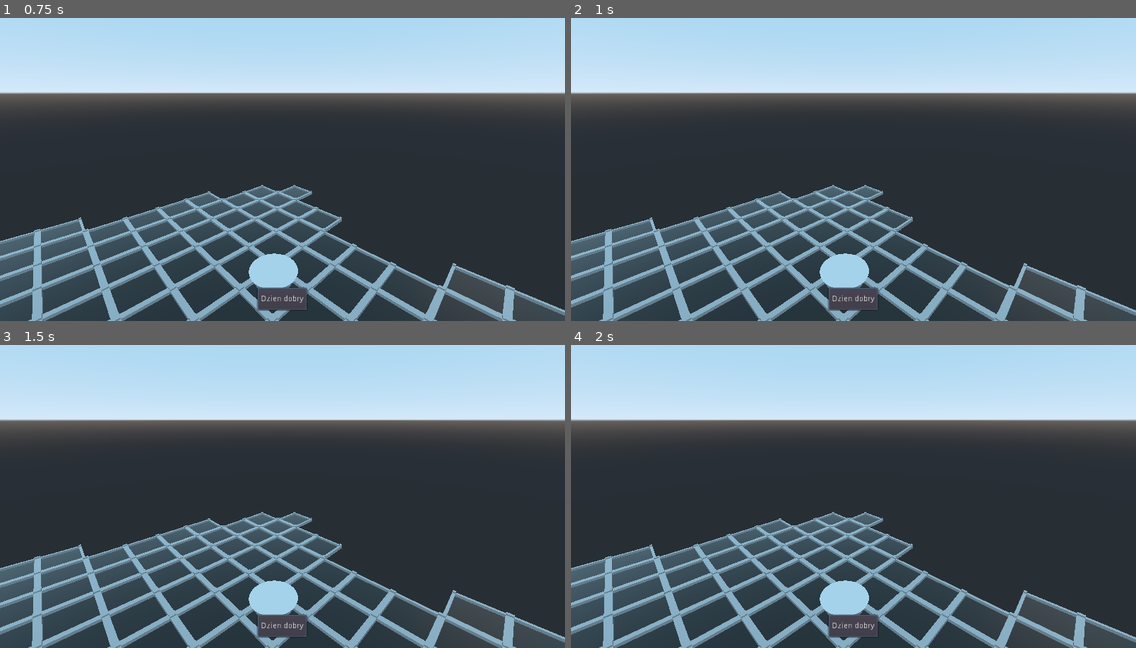
Above: before the commit, frames 1-4 (two rows, left to right).
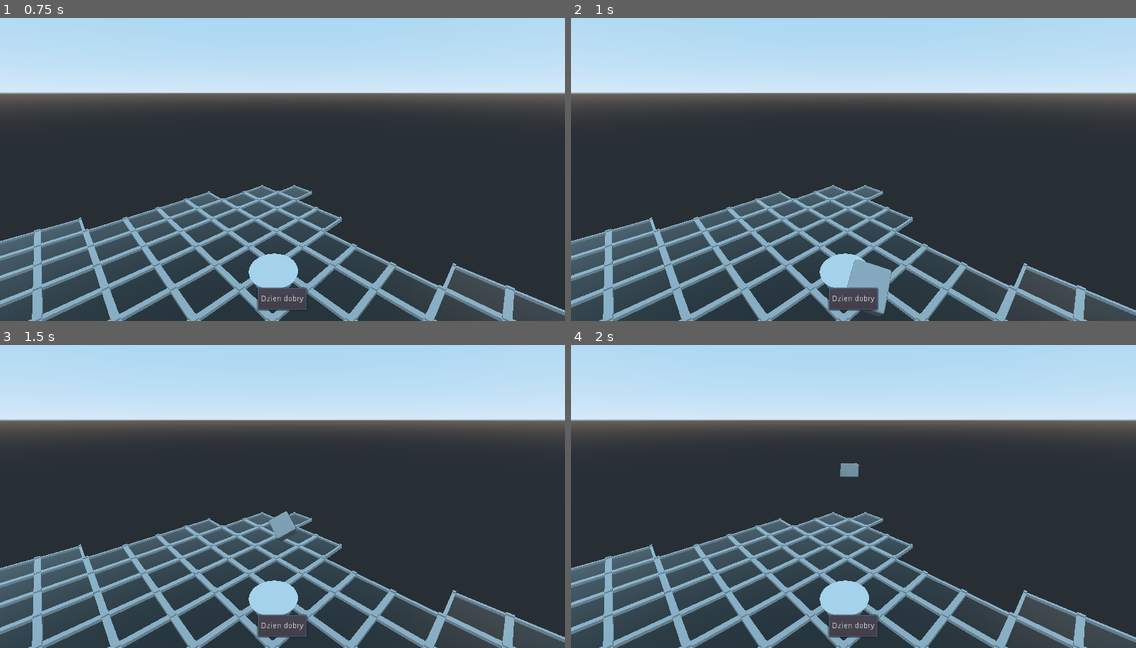
Above: after the commit, the same moments.

Repository: RudyMis/roll-the-dice
Game: Godot game, scene res://scenes/grid.tscn
The game is run twice, just before and just after one commit, with the same random seed, the same clock (stepped at 60 frames per second) and the same inputs. The project has no main scene, so this scene is started directly.
Inputs:
- Up to frame 1 (0.75 s): click "Dzien dobry" at 0.5 s
- Up to frame 2 (1 s): no input
- Up to frame 3 (1.5 s): click "Dzien dobry" at 1.25 s
- Up to frame 4 (2 s): no input

Frame 1 is identical in both runs. In frame 2, 0.6% of the frame differs, in the area x 48-57%, y 79-98%; in frame 3, 0.2%; in frame 4, 0.1%.

Commit message:
Roll toward camera

Diff:
--- a/scenes/camera.gd
+++ b/scenes/camera.gd
@@ -13,10 +13,15 @@
 	if event is InputEventMouseMotion and Input.is_action_pressed("mouse_right"):
 		var transformed = transform.basis.xform(Vector3(event.relative.x, 0, event.relative.y)) * speed
 		transformed.y = 0
-		print(transformed)
 		transform.origin += transformed
 
 func _on_roll_pressed():
 	if dice and dice.is_class("Dice"):
+		var dice_target_position = viewport_to_map(get_viewport().size * Vector2(0.5, 0.75))
 
-		dice.roll(Vector3.UP, 2)
+		if dice_target_position:
+			dice.roll(Vector3.UP + (dice_target_position - dice.transform.origin) / 10)
+
+func viewport_to_map(pos: Vector2):
+	var dropPlane  = Plane(Vector3(0, 1, 0), 0)
+	return dropPlane.intersects_ray($"../Camera".project_ray_origin(pos), $"../Camera".project_ray_normal(pos))
--- a/scenes/dice.gd
+++ b/scenes/dice.gd
@@ -5,7 +5,7 @@
 func get_class(): return "Dice"
 
 export (float) var toss_force = 1
-export (float) var max_rot = 0.005
+export (float) var max_rot = 0.001
 
 func roll(direction, force = toss_force):
 	var rot = Vector3(
@@ -18,5 +18,4 @@
 	apply_torque_impulse(rot)
 
 func _ready():
-	yield(get_tree().create_timer(2), "timeout")
-	roll(Vector3.UP)
+	pass
--- a/scenes/dice.tscn
+++ b/scenes/dice.tscn
@@ -26,7 +26,7 @@
 script = ExtResource( 2 )
 
 [node name="Cube" type="MeshInstance" parent="."]
-transform = Transform( 0.01, 0, 0, 0, 0.01, 0, 0, 0, 0.01, 0, 0, 0 )
+transform = Transform( 0.25, 0, 0, 0, 0.25, 0, 0, 0, 0.25, 0, 0, 0 )
 mesh = SubResource( 1 )
 material/0 = null
 
--- a/scenes/grid.tscn
+++ b/scenes/grid.tscn
@@ -1,8 +1,9 @@
-[gd_scene load_steps=6 format=2]
+[gd_scene load_steps=8 format=2]
 
 [ext_resource path="res://scenes/grid_placeholder.tres" type="ArrayMesh" id=1]
 [ext_resource path="res://scenes/gridclick.gd" type="Script" id=2]
 [ext_resource path="res://scenes/camera.tscn" type="PackedScene" id=3]
+[ext_resource path="res://scenes/dice.tscn" type="PackedScene" id=4]
 
 [sub_resource type="MeshLibrary" id=1]
 item/0/name = ""
@@ -15,6 +16,9 @@
 top_radius = 0.5
 bottom_radius = 0.0
 height = 1.0
+
+[sub_resource type="BoxShape" id=3]
+extents = Vector3( 60.0892, 0.641292, 129.436 )
 
 [node name="grid" type="Spatial"]
 
@@ -33,7 +37,18 @@
 [node name="Camera" parent="." instance=ExtResource( 3 )]
 transform = Transform( 0.707107, -0.183239, 0.682952, 0, 0.96584, 0.259139, -0.707107, -0.183239, 0.682952, 0, 4, 0.739 )
 size = 8.0
+np_dice = NodePath("../dice")
 
 [node name="MeshInstance" type="MeshInstance" parent="."]
 mesh = SubResource( 2 )
 material/0 = null
+
+[node name="StaticBody" type="StaticBody" parent="."]
+transform = Transform( 1, 0, 0, 0, 1, 0, 0, 0, 1, 0, -0.275943, 0 )
+
+[node name="CollisionShape" type="CollisionShape" parent="StaticBody"]
+shape = SubResource( 3 )
+
+[node name="dice" parent="." instance=ExtResource( 4 )]
+transform = Transform( 1, 0, 0, 0, 1, 0, 0, 0, 1, -0.0663899, 2.57356, 0.245568 )
+toss_force = 10.0
--- a/scenes/gridclick.gd
+++ b/scenes/gridclick.gd
@@ -1,21 +1,11 @@
 extends GridMap
 
-
-# Declare member variables here. Examples:
-# var a = 2
-# var b = "text"
-
-
-# Called when the node enters the scene tree for the first time.
 func _ready():
 	pass # Replace with function body.
 
-
-# Called every frame. 'delta' is the elapsed time since the previous frame.
 func _process(delta):
 	var position2D = get_viewport().get_mouse_position()
-	var dropPlane  = Plane(Vector3(0, 1, 0), 0)
-	var position3D = dropPlane.intersects_ray($"../Camera".project_ray_origin(position2D),$"../Camera".project_ray_normal(position2D))
+	var position3D = $"../Camera".viewport_to_map(position2D)
 	if (position3D != null):
 		position3D.x = round(position3D.x)
 		position3D.z = round(position3D.z)
